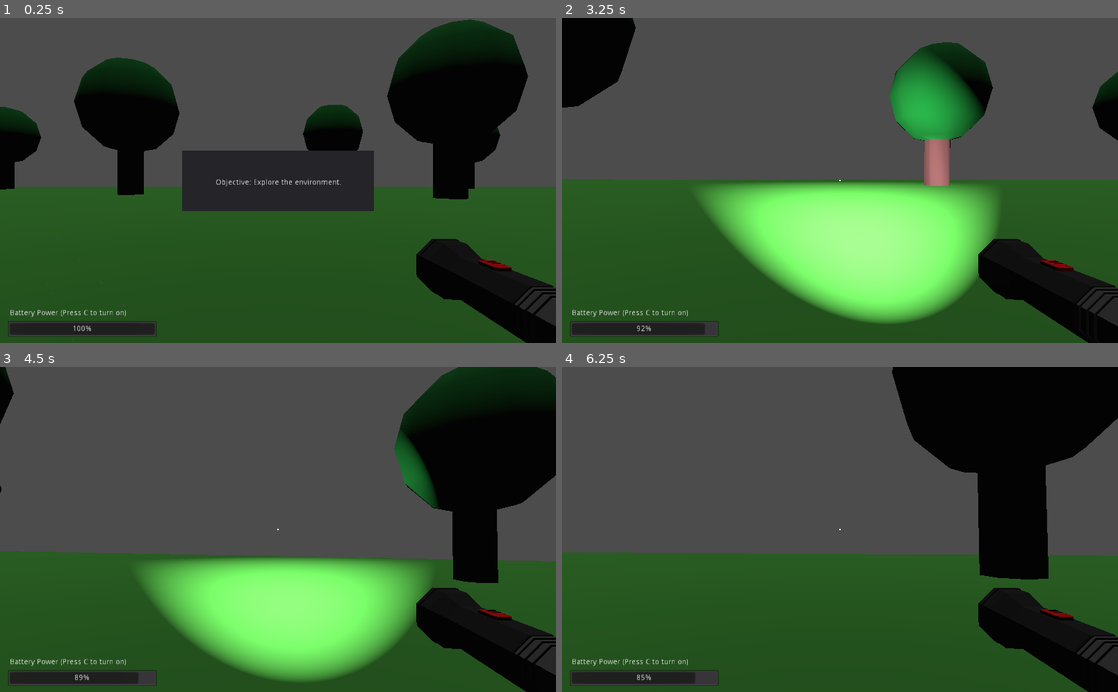
Above: before the commit, frames 1-4 (two rows, left to right).
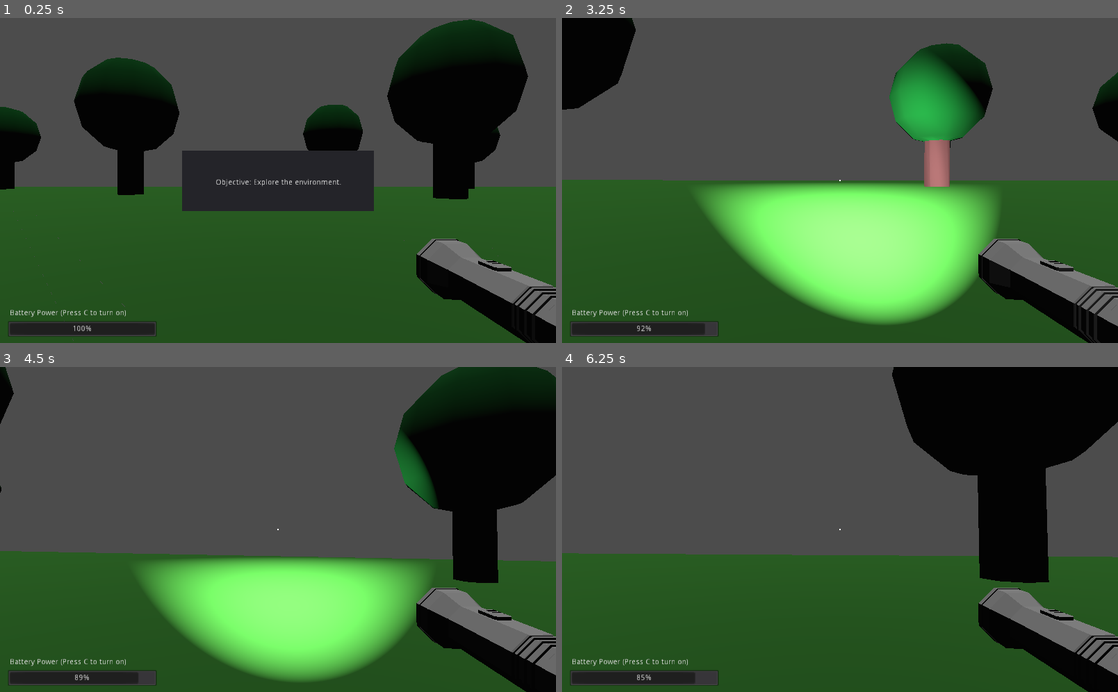
Above: after the commit, the same moments.

Repository: Pykeeboi27/case-0
Game: Godot game, scene res://Scenes/Test Platform.tscn
Same seed, same stepped clock (60 frames per second), same inputs: the game is played once before the commit and once after it.
Inputs (mouse positions are in pixels of both pictures, inside the frame that each line leads up to):
- Up to frame 1 (0.25 s): no input
- Up to frame 2 (3.25 s): tap C (flashlight) at 0.5, 1.25, 2, 2.1, 2.75 s; move the mouse to (867, 180) at 0.52 s; hold Space (jump) 0.53-1.28 s; hold W (move_forward) from 0.53 s (still down); move the mouse to (812, 180) at 1.27 s; tap E (drop) at 1.35 s; tap Space (jump) at 1.52, 1.55, 1.82, 3.02, 3.05 s; move the mouse to (851, 174) at 2.02 s; hold Space (jump) 2.03-2.78 s; move the mouse to (834, 187) at 2.77 s; tap Q (pick_up) at 2.85 s
- Up to frame 3 (4.5 s): keep holding W (move_forward); tap Space (jump) at 3.32 s; tap C (flashlight) at 3.5, 4.25 s; move the mouse to (316, 532) at 3.52 s; hold Space (jump) 3.53-4.28 s; move the mouse to (233, 526) at 4.27 s; tap E (drop) at 4.35 s
- Up to frame 4 (6.25 s): tap Space (jump) at 4.52, 4.55, 4.82, 6.02, 6.05 s; move the mouse to (845, 529) at 5.02 s; hold Space (jump) 5.03-5.78 s; tap C (flashlight) at 5.1 s; move the mouse to (817, 523) at 5.77 s; release W (move_forward) at 5.78 s; hold D (move_right) from 5.78 s (still down); tap Q (pick_up) at 5.85 s

The runs differ from the first frame. In frame 1, 2.1% of the frame differs, in the area x 75-100%, y 67-95%; in frame 2, 2.8%, in the area x 0-100%, y 0-95%; in frame 3, 2.1%; in frame 4, 2.8%.

Commit message:
Added camera bobbing to the character

Diff:
--- a/Scenes/Flashlight.tscn
+++ b/Scenes/Flashlight.tscn
@@ -1,22 +1,7 @@
-[gd_scene load_steps=10 format=2]
+[gd_scene load_steps=5 format=2]
 
 [ext_resource path="res://Scenes/Flashlight.obj" type="ArrayMesh" id=1]
 [ext_resource path="res://Scripts/Flashlight.gd" type="Script" id=2]
-
-[sub_resource type="SpatialMaterial" id=1]
-albedo_color = Color( 0.396078, 0.396078, 0.396078, 1 )
-
-[sub_resource type="SpatialMaterial" id=2]
-albedo_color = Color( 0.152941, 0.152941, 0.152941, 1 )
-
-[sub_resource type="SpatialMaterial" id=3]
-albedo_color = Color( 1, 0, 0, 1 )
-
-[sub_resource type="SpatialMaterial" id=4]
-albedo_color = Color( 0.54902, 0.215686, 0.215686, 1 )
-
-[sub_resource type="SpatialMaterial" id=5]
-albedo_color = Color( 0.905882, 1, 0, 1 )
 
 [sub_resource type="ConcavePolygonShape" id=6]
 data = PoolVector3Array( -0.1345, 0.2972, 1.0234, -0.1345, 0.2972, 0.8748, 0.1332, 0.2977, 1.0234, 0.1332, 0.2977, 1.02 …(68349 unchanged characters)…
@@ -29,11 +14,6 @@
 [node name="Flashlight" type="MeshInstance" parent="."]
 transform = Transform( 0.1, 0, 0, 0, 0.1, 0, 0, 0, 0.1, -0.000255108, 0, 0.000411749 )
 mesh = ExtResource( 1 )
-material/0 = SubResource( 1 )
-material/1 = SubResource( 2 )
-material/2 = SubResource( 3 )
-material/3 = SubResource( 4 )
-material/4 = SubResource( 5 )
 
 [node name="StaticBody" type="StaticBody" parent="Flashlight"]
 
--- a/Scripts/Player.gd
+++ b/Scripts/Player.gd
@@ -1,6 +1,4 @@
-extends KinematicBody
-
-#physics
+extends KinematicBody #physics
 export var moveSpeed: float = 5.0
 export var jumpForce: float = 10.0
 export var gravity: float = 30.0
@@ -18,8 +16,22 @@
 var pickedObject
 var objectPullPower: float = 4.0
 
+# --- HEAD BOB ---
+export var bobFrequency: float = 12.0   # How fast the bob cycles
+export var bobAmplitude: float = 0.20  # How much the camera moves up/down
+var bobTime: float = 0.0
+var cameraDefaultY: float = 0.0
+# ----------------
+
 #player components
 onready var camera = get_node("Camera")
+onready var interaction = get_node("Camera/Interaction")
+onready var hand = get_node("Camera/Hand")
+
+func _ready():
+	Input.set_mouse_mode(Input.MOUSE_MODE_CAPTURED)
+	OS.window_fullscreen = true
+	cameraDefaultY = camera.translation.y  # store the camera's resting Y position
 
 func _input(event):
 	#mouse movement
@@ -33,7 +45,6 @@
 	camera.rotation_degrees.x = clamp(camera.rotation_degrees.x, minLookAngle, maxLookAngle)
 	#rotate player along y-axis
 	rotation_degrees -= Vector3(0, rad2deg(mouseDelta.x), 0)*lookSensitivity*delta
-
 	#reset the mouse delta vector
 	mouseDelta = Vector2()
 
@@ -41,7 +52,9 @@
 	#reset the x and z velocity
 	velocity.x = 0
 	velocity.z = 0
+
 	var input = Vector2()
+
 	#movement inputs
 	if Input.is_action_pressed("move_forward"):
 		input.y -= 1
@@ -51,15 +64,15 @@
 		input.x -= 1
 	if Input.is_action_pressed("move_right"):
 		input.x += 1
+
 	#normalize the input so no faster movement diagonally
 	input = input.normalized()
 
 	#get out forward and right directions
 	var forward = global_transform.basis.z
 	var right = global_transform.basis.x
-
-	velocity.z = (forward*input.y + right*input.x).z *moveSpeed
-	velocity.x = (forward*input.y + right*input.x).x *moveSpeed
+	velocity.z = (forward*input.y + right*input.x).z * moveSpeed
+	velocity.x = (forward*input.y + right*input.x).x * moveSpeed
 
 	#apply gravity
 	velocity.y -= gravity * delta
@@ -67,14 +80,27 @@
 	#move the player
 	velocity = move_and_slide(velocity, Vector3.UP)
 
-	#jump if the jump button is pressed and if our player is also standing on the floor
+	#jump
 	if Input.is_action_pressed("jump") and is_on_floor():
 		velocity.y = jumpForce
+
+	# --- HEAD BOB ---
+	var isMoving = input.length() > 0 and is_on_floor()
+	if isMoving:
+		bobTime += delta * bobFrequency
+		camera.translation.y = cameraDefaultY + sin(bobTime) * bobAmplitude
+	else:
+		# Smoothly reset the camera back to default Y when not moving
+		bobTime = 0.0
+		camera.translation.y = lerp(camera.translation.y, cameraDefaultY, delta * 10.0)
+	# ----------------
+
 	#picking up and dropping objects
 	if Input.is_action_just_pressed('pick_up'):
 		pickObjects()
 	if Input.is_action_just_pressed('drop'):
 		dropObjects()
+
 	#picking up objects from rayCast to postion3D
 	if pickedObject != null:
 		var a = pickedObject.global_transform.origin
@@ -88,13 +114,6 @@
 		else:
 			Input.set_mouse_mode(Input.MOUSE_MODE_CAPTURED)
 
-func _ready():
-	Input.set_mouse_mode(Input.MOUSE_MODE_CAPTURED)
-	OS.window_fullscreen = true
-
-onready var interaction = get_node("Camera/Interaction")
-onready var hand = get_node("Camera/Hand")
-
 func pickObjects():
 	var collider = interaction.get_collider()
 	if collider != null and collider is RigidBody:
